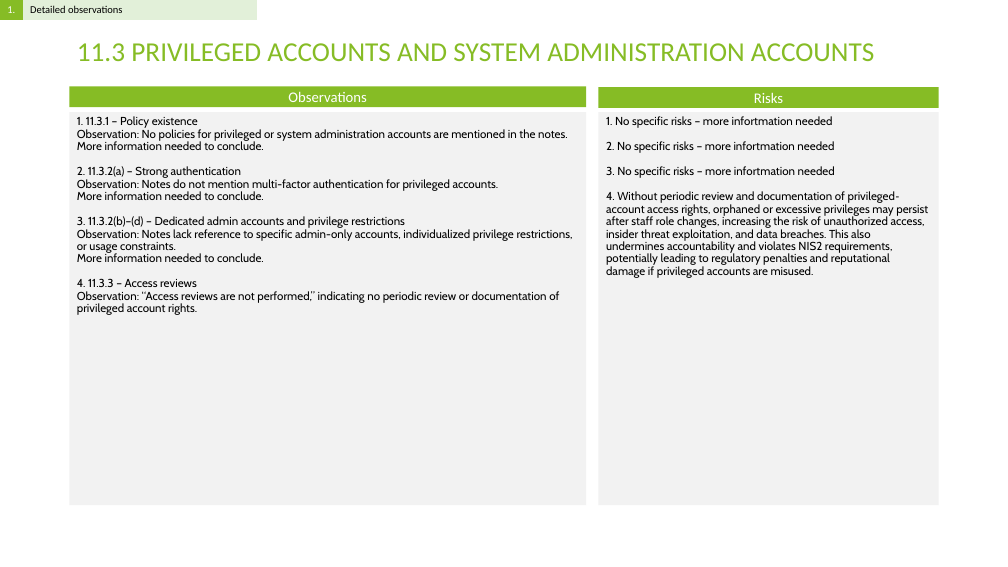
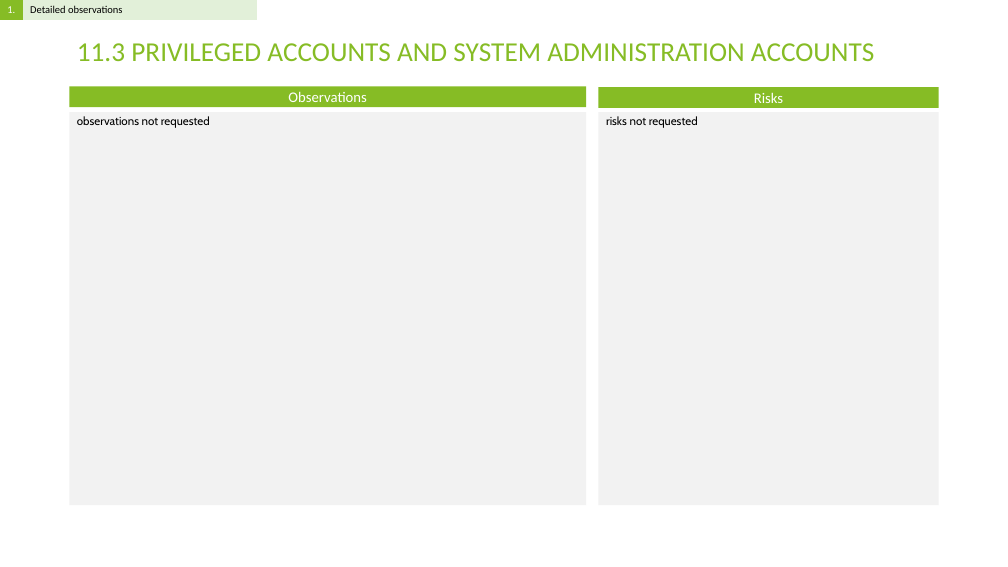
Before and after one commit to Rokas01/tprm, a slide deck: slide 7 of filename.pptx. Drawn at 1008x567 pixels with LibreOffice and Linux fonts; fonts in the diff are those of the drawing. Boxes give left, top, right and bottom in pixels: in the first picture for what was removed or moved away, otherwise in the second. Text is boxed around its words. In the diff, an @@ line names an element or a change of style, - is before the commit and + after.

```diff
--- a/filename.pptx
+++ b/filename.pptx
@@ text at (77,116,210,128): text changed @@
-1. 11.3.1 – Policy existence
-Observation: No policies for privileged or system administration accounts are mentioned in the notes.
-More information needed to conclude.
-2. 11.3.2(a) – Strong authentication
-Observation: Notes do not mention multi-factor authentication for privileged accounts.
-More information needed to conclude.
-3. 11.3.2(b)–(d) – Dedicated admin accounts and privilege restrictions
-Observation: Notes lack reference to specific admin-only accounts, individualized privilege restrictions, or usage constraints.
-More information needed to conclude.
-4. 11.3.3 – Access reviews
-Observation: “Access reviews are not performed,” indicating no periodic review or documentation of privileged account rights.
+observations not requested
@@ text at (606,116,698,128): text changed @@
-1. No specific risks – more infortmation needed
-2. No specific risks – more infortmation needed
-3. No specific risks – more infortmation needed
-4. Without periodic review and documentation of privileged‐account access rights, orphaned or excessive privileges may persist after staff role changes, increasing the risk of unauthorized access, insider threat exploitation, and data breaches. This also undermines accountability and violates NIS2 requirements, potentially leading to regulatory penalties and reputational damage if privileged accounts are misused.
+risks not requested
```
Also in this commit, not shown: 13 other slides changed, 1 other file.
